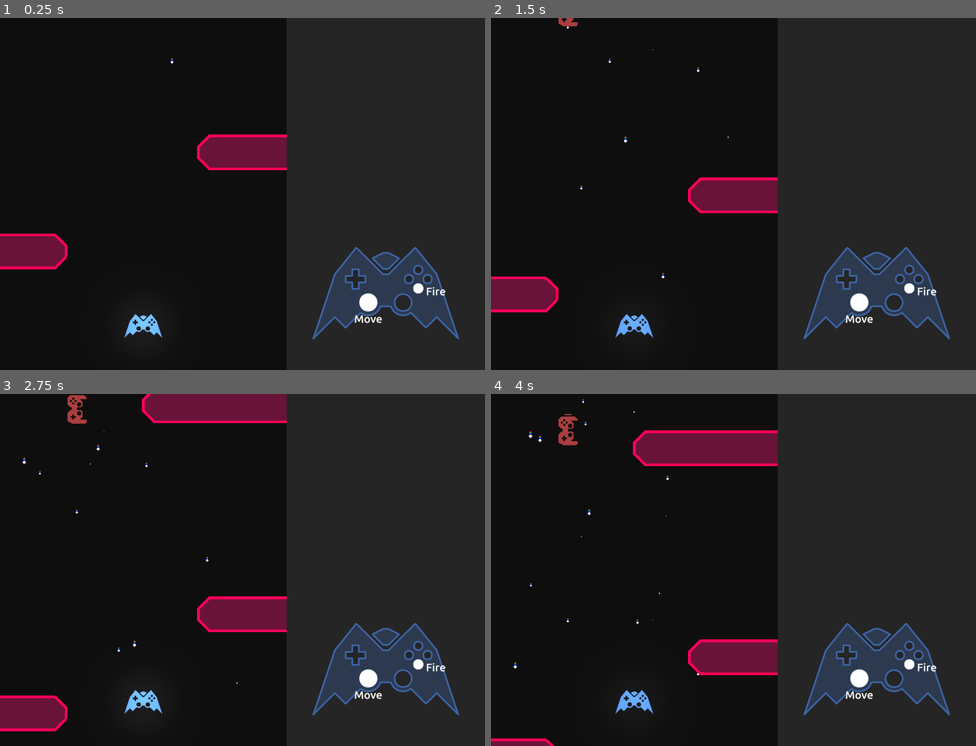
Above: before the commit, frames 1-4 (two rows, left to right).
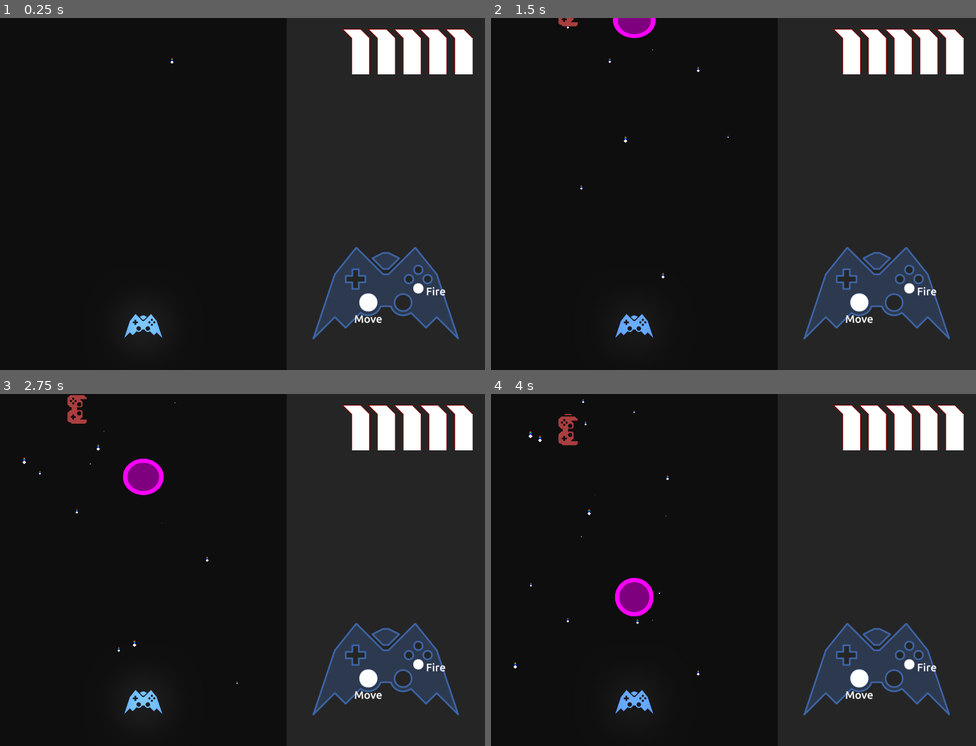
Above: after the commit, the same moments.

Repository: notapixelstudio/outofcontroller
Game: Godot game, scene res://World.tscn
Two runs of this game, one before a commit and one after it. Both use one fixed random seed, a clock stepped at 60 frames per second and the inputs below.
Inputs:
- Up to frame 1 (0.25 s): no input
- Up to frame 2 (1.5 s): no input
- Up to frame 3 (2.75 s): no input
- Up to frame 4 (4 s): no input

The runs differ from the first frame. In frame 1, 5.7% of the frame differs, in the area x 0-98%, y 3-72%; in frame 2, 6.1%; in frame 3, 8.8%, in the area x 0-98%, y 0-96%; in frame 4, 8.3%.

Commit message:
damage (ugly)

Diff:
--- /dev/null
+++ b/godot/HUD/LifeCounter.gd
@@ -0,0 +1,22 @@
+extends Node2D
+
+var life : int = 3 setget set_life
+var max_life : int = 3 setget set_max_life
+
+func set_life(amount):
+	life = amount
+	refresh()
+
+func set_max_life(amount):
+	max_life = amount
+	refresh()
+
+func refresh():
+	$hearts.region_rect = Rect2(Vector2(0,0), Vector2(152*life,260))
+	$hearts_empty.region_rect = Rect2(Vector2(0,0), Vector2(152*max_life,260))
+
+func lose_life(amount):
+	set_life(max(0, life - amount))
+
+func reset():
+	set_life(max_life)
--- /dev/null
+++ b/godot/HUD/LifeCounter.tscn
@@ -0,0 +1,21 @@
+[gd_scene load_steps=4 format=2]
+
+[ext_resource path="res://HUD/LifeCounter.gd" type="Script" id=1]
+[ext_resource path="res://assets/hearts_empty.png" type="Texture" id=2]
+[ext_resource path="res://assets/hearts.png" type="Texture" id=3]
+
+[node name="LifeCounter" type="Node2D"]
+script = ExtResource( 1 )
+
+[node name="hearts_empty" type="Sprite" parent="."]
+texture = ExtResource( 2 )
+centered = false
+region_enabled = true
+region_rect = Rect2( 0, 0, 760, 260 )
+
+[node name="hearts" type="Sprite" parent="."]
+position = Vector2( 10, 3 )
+texture = ExtResource( 3 )
+centered = false
+region_enabled = true
+region_rect = Rect2( 0, 0, 750, 260 )
--- a/godot/Ship.gd
+++ b/godot/Ship.gd
@@ -54,3 +54,10 @@
 		emit_signal('fire', 'normal', stats[type]['bullet_lifetime'])
 	elif type == 'east' and Input.is_action_just_pressed("eastship_fire_alt"):
 		emit_signal('fire', 'reversed', stats[type]['bullet_lifetime'])
+
+
+signal damaged
+func _on_Ship_body_entered(body):
+	if body.is_in_group('harmful'):
+		emit_signal('damaged')
+		apply_central_impulse(10*(position-body.position))
--- a/godot/Ship.tscn
+++ b/godot/Ship.tscn
@@ -20,13 +20,15 @@
 "values": [ 0.85, 1.0, 0.85 ]
 }
 
-[sub_resource type="CircleShape2D" id=1]
+[sub_resource type="CircleShape2D" id=2]
 radius = 30.0
 
 [node name="Ship" type="RigidBody2D"]
 collision_mask = 6
 mode = 2
 gravity_scale = 0.0
+contacts_reported = 6
+contact_monitor = true
 linear_damp = 4.0
 script = ExtResource( 2 )
 
@@ -46,4 +48,5 @@
 
 [node name="CollisionShape2D" type="CollisionShape2D" parent="."]
 rotation = 1.5708
-shape = SubResource( 1 )
+shape = SubResource( 2 )
+[connection signal="body_entered" from="." to="." method="_on_Ship_body_entered"]
--- a/godot/Wall.tscn
+++ /dev/null
@@ -1,24 +0,0 @@
-[gd_scene format=2]
-
-[node name="Wall" type="RigidBody2D"]
-collision_layer = 2
-collision_mask = 5
-mode = 2
-mass = 1000.0
-gravity_scale = 0.0
-linear_velocity = Vector2( 0, 100 )
-linear_damp = 0.0
-
-[node name="CollisionPolygon2D" type="CollisionPolygon2D" parent="."]
-polygon = PoolVector2Array( 0, -320, 32, -320, 64, -288, 64, 352, 32, 384, 0, 384, -32, 352, -32, -288 )
-
-[node name="Polygon2D" type="Polygon2D" parent="."]
-position = Vector2( 16, 32 )
-scale = Vector2( 0.75, 3.66667 )
-color = Color( 0.419608, 0.0784314, 0.227451, 1 )
-polygon = PoolVector2Array( -64, -87.2727, -21.3333, -96, 21.3333, -96, 64, -87.2727, 64, 87.2727, 21.3333, 96, -21.3333, 96, -64, 87.2727 )
-
-[node name="Line2D" type="Line2D" parent="."]
-points = PoolVector2Array( 32, -320, 32, -320, 64, -288, 64, 352, 32, 384, 0, 384, -32, 352, -32, -288, -32, -288, 0, -320, 32, -320 )
-width = 8.0
-default_color = Color( 1, 0, 0.352941, 1 )
--- a/godot/World.gd
+++ b/godot/World.gd
@@ -33,3 +33,7 @@
 		bullet.position = $Ship.position + Vector2(0, 64).rotated($Ship.aim)
 		bullet.rotation = $Ship.aim + PI
 		bullet.linear_velocity = Vector2(0, 500).rotated($Ship.aim)
+
+
+func _on_Ship_damaged():
+	$CanvasLayer/LifeCounter.lose_life(1)
--- a/godot/World.tscn
+++ b/godot/World.tscn
@@ -6,9 +6,10 @@
 [ext_resource path="res://1UP.tscn" type="PackedScene" id=4]
 [ext_resource path="res://assets/star.png" type="Texture" id=5]
 [ext_resource path="res://assets/black.png" type="Texture" id=6]
-[ext_resource path="res://Wall.tscn" type="PackedScene" id=7]
+[ext_resource path="res://aliens/Blob.tscn" type="PackedScene" id=7]
+[ext_resource path="res://HUD/LifeCounter.tscn" type="PackedScene" id=8]
 
-[sub_resource type="ParticlesMaterial" id=6]
+[sub_resource type="ParticlesMaterial" id=1]
 emission_shape = 2
 emission_box_extents = Vector3( 512, 1, 1 )
 flag_disable_z = true
@@ -123,20 +124,13 @@
 position = Vector2( 1120, 800 )
 texture = ExtResource( 2 )
 
-[node name="Wall" parent="." instance=ExtResource( 7 )]
-position = Vector2( 960, 352 )
-rotation = 1.5708
-collision_mask = 1
+[node name="LifeCounter" parent="CanvasLayer" instance=ExtResource( 8 )]
+position = Vector2( 992, 32 )
+scale = Vector2( 0.5, 0.5 )
 
-[node name="Wall2" parent="." instance=ExtResource( 7 )]
-position = Vector2( -128, 640 )
-rotation = 1.5708
-collision_mask = 1
-
-[node name="Wall3" parent="." instance=ExtResource( 7 )]
-position = Vector2( 800, -256 )
-rotation = 1.5708
-collision_mask = 1
+[node name="Blob" parent="." instance=ExtResource( 7 )]
+position = Vector2( 416, -96 )
+[connection signal="damaged" from="Ship" to="." method="_on_Ship_damaged"]
 [connection signal="fire" from="Ship" to="." method="_on_Ship_fire"]
 [connection signal="picked" from="OneUP" to="." method="_on_1UP_picked"]
 [connection signal="body_entered" from="DeathWall" to="." method="_on_DeathWall_body_entered"]
--- /dev/null
+++ b/godot/aliens/Blob.tscn
@@ -0,0 +1,43 @@
+[gd_scene load_steps=5 format=2]
+
+[ext_resource path="res://assets/blob.png" type="Texture" id=1]
+
+[sub_resource type="PhysicsMaterial" id=3]
+rough = true
+bounce = 100.0
+
+[sub_resource type="Animation" id=1]
+resource_name = "wobble"
+loop = true
+tracks/0/type = "value"
+tracks/0/path = NodePath(".:scale")
+tracks/0/interp = 2
+tracks/0/loop_wrap = true
+tracks/0/imported = false
+tracks/0/enabled = true
+tracks/0/keys = {
+"times": PoolRealArray( 0, 0.5, 1 ),
+"transitions": PoolRealArray( 1, 1, 1 ),
+"update": 0,
+"values": [ Vector2( 1, 1 ), Vector2( 1.1, 0.9 ), Vector2( 1, 1 ) ]
+}
+
+[sub_resource type="CircleShape2D" id=2]
+radius = 60.0
+
+[node name="Blob" type="RigidBody2D" groups=[
+"harmful",
+]]
+collision_layer = 32
+collision_mask = 43
+physics_material_override = SubResource( 3 )
+
+[node name="Sprite" type="Sprite" parent="."]
+texture = ExtResource( 1 )
+
+[node name="AnimationPlayer" type="AnimationPlayer" parent="Sprite"]
+autoplay = "wobble"
+anims/wobble = SubResource( 1 )
+
+[node name="CollisionShape2D" type="CollisionShape2D" parent="."]
+shape = SubResource( 2 )
--- a/godot/assets/all.svg
+++ b/godot/assets/all.svg
@@ -162,9 +162,9 @@
      borderopacity="1.0"
      inkscape:pageopacity="0"
      inkscape:pageshadow="2"
-     inkscape:zoom="0.49497475"
-     inkscape:cx="607.46953"
-     inkscape:cy="852.86347"
+     inkscape:zoom="0.7"
+     inkscape:cx="780.21269"
+     inkscape:cy="327.64463"
      inkscape:document-units="mm"
      inkscape:current-layer="layer1"
      showgrid="true"
@@ -191,7 +191,7 @@
         <dc:format>image/svg+xml</dc:format>
         <dc:type
            rdf:resource="http://purl.org/dc/dcmitype/StillImage" />
-        <dc:title></dc:title>
+        <dc:title />
       </cc:Work>
     </rdf:RDF>
   </metadata>
@@ -1128,8 +1128,8 @@
        id="rect1941"
        style="opacity:1;fill:#0f0f0f;fill-opacity:1;stroke:none;stroke-width:0.396875;stroke-linecap:butt;stroke-linejoin:miter;stroke-miterlimit:4.5;stroke-dasharray:none;stroke-opacity:1" />
     <path
-       inkscape:export-ydpi="299"
-       inkscape:export-xdpi="299"
+       inkscape:export-ydpi="185.14299"
+       inkscape:export-xdpi="185.14299"
        sodipodi:nodetypes="ccccccccc"
        id="path1943"
        d="M 182.03333,211.66666 H 177.8 l -4.23334,4.23333 V 228.6 l 4.23334,4.23333 h 4.23333 L 186.26667,228.6 v -12.70001 z"
@@ -1139,7 +1139,9 @@
        cy="190.5"
        cx="173.56667"
        id="path1945"
-       style="opacity:1;fill:#800080;fill-opacity:1;stroke:#ff00ff;stroke-width:1.05833;stroke-linecap:butt;stroke-linejoin:miter;stroke-miterlimit:4;stroke-dasharray:none;stroke-opacity:1" />
+       style="opacity:1;fill:#800080;fill-opacity:1;stroke:#ff00ff;stroke-width:1.05833;stroke-linecap:butt;stroke-linejoin:miter;stroke-miterlimit:4;stroke-dasharray:none;stroke-opacity:1"
+       inkscape:export-xdpi="299"
+       inkscape:export-ydpi="299" />
     <circle
        style="opacity:1;fill:#800080;fill-opacity:1;stroke:#ff00ff;stroke-width:1.05833;stroke-linecap:butt;stroke-linejoin:miter;stroke-miterlimit:4;stroke-dasharray:none;stroke-opacity:1"
        id="circle1947"
@@ -1185,5 +1187,75 @@
        d="m 232.83333,207.43333 h -21.16667 l -4.23334,4.23333 -1e-5,8.46667 4.23334,4.23333 h 21.16667 l 4.23334,-4.23333 10e-6,-8.46667 z"
        id="path1971"
        sodipodi:nodetypes="ccccccccc" />
+    <path
+       inkscape:export-ydpi="299"
+       inkscape:export-xdpi="299"
+       style="fill:#ffffff;stroke:none;stroke-width:0.264583px;stroke-linecap:butt;stroke-linejoin:miter;stroke-opacity:1"
+       d="m 186.26666,101.6 4.23333,4.23333 0,16.93334 h 8.46667 l 0,-16.93334 -4.23333,-4.23333 z"
+       id="path2442"
+       sodipodi:nodetypes="ccccccc" />
+    <path
+       inkscape:export-ydpi="299"
+       inkscape:export-xdpi="299"
+       id="path2444"
+       d="m 198.96667,101.6 4.23333,4.23333 0,16.93334 h 8.46667 l 0,-16.93334 -4.23333,-4.23333 z"
+       style="fill:#ffffff;stroke:none;stroke-width:0.264583px;stroke-linecap:butt;stroke-linejoin:miter;stroke-opacity:1"
+       sodipodi:nodetypes="ccccccc" />
+    <path
+       inkscape:export-ydpi="299"
+       inkscape:export-xdpi="299"
+       sodipodi:nodetypes="ccccccc"
+       style="fill:#ffffff;stroke:none;stroke-width:0.264583px;stroke-linecap:butt;stroke-linejoin:miter;stroke-opacity:1"
+       d="m 211.66667,101.6 4.23333,4.23333 v 16.93334 h 8.46667 V 105.83333 L 220.13334,101.6 Z"
+       id="path2448" />
+    <path
+       inkscape:export-ydpi="299"
+       inkscape:export-xdpi="299"
+       id="path2450"
+       d="m 224.36666,101.6 4.23333,4.23333 v 16.93334 h 8.46667 V 105.83333 L 232.83333,101.6 Z"
+       style="fill:#ffffff;stroke:none;stroke-width:0.264583px;stroke-linecap:butt;stroke-linejoin:miter;stroke-opacity:1"
+       sodipodi:nodetypes="ccccccc" />
+    <path
+       inkscape:export-ydpi="299"
+       inkscape:export-xdpi="299"
+       sodipodi:nodetypes="ccccccc"
+       style="fill:#ffffff;stroke:none;stroke-width:0.264583px;stroke-linecap:butt;stroke-linejoin:miter;stroke-opacity:1"
+       d="m 237.06666,101.6 4.23333,4.23333 v 16.93334 h 8.46667 V 105.83333 L 245.53333,101.6 Z"
+       id="path2452" />
+    <path
+       inkscape:export-ydpi="299"
+       inkscape:export-xdpi="299"
+       sodipodi:nodetypes="ccccccc"
+       id="path2454"
+       d="m 186.26667,71.966663 4.23333,4.23333 v 16.93334 h 8.46667 v -16.93334 l -4.23333,-4.23333 z"
+       style="fill:#000000;stroke:#800000;stroke-width:0.79375;stroke-linecap:butt;stroke-linejoin:miter;stroke-opacity:1;stroke-miterlimit:4;stroke-dasharray:none" />
+    <path
+       inkscape:export-ydpi="299"
+       inkscape:export-xdpi="299"
+       sodipodi:nodetypes="ccccccc"
+       style="fill:#000000;stroke:#800000;stroke-width:0.79375;stroke-linecap:butt;stroke-linejoin:miter;stroke-opacity:1;stroke-miterlimit:4;stroke-dasharray:none"
+       d="m 198.96668,71.966663 4.23333,4.23333 v 16.93334 h 8.46667 v -16.93334 l -4.23333,-4.23333 z"
+       id="path2456" />
+    <path
+       inkscape:export-ydpi="299"
+       inkscape:export-xdpi="299"
+       id="path2458"
+       d="m 211.66668,71.966663 4.23333,4.23333 v 16.93334 h 8.46667 v -16.93334 l -4.23333,-4.23333 z"
+       style="fill:#000000;stroke:#800000;stroke-width:0.79375;stroke-linecap:butt;stroke-linejoin:miter;stroke-opacity:1;stroke-miterlimit:4;stroke-dasharray:none"
+       sodipodi:nodetypes="ccccccc" />
+    <path
+       inkscape:export-ydpi="299"
+       inkscape:export-xdpi="299"
+       sodipodi:nodetypes="ccccccc"
+       style="fill:#000000;stroke:#800000;stroke-width:0.79375;stroke-linecap:butt;stroke-linejoin:miter;stroke-opacity:1;stroke-miterlimit:4;stroke-dasharray:none"
+       d="m 224.36667,71.966663 4.23333,4.23333 v 16.93334 h 8.46667 v -16.93334 l -4.23333,-4.23333 z"
+       id="path2460" />
+    <path
+       inkscape:export-ydpi="299"
+       inkscape:export-xdpi="299"
+       id="path2462"
+       d="m 237.06667,71.966663 4.23333,4.23333 v 16.93334 h 8.46667 v -16.93334 l -4.23333,-4.23333 z"
+       style="fill:#000000;stroke:#800000;stroke-width:0.79375;stroke-linecap:butt;stroke-linejoin:miter;stroke-opacity:1;stroke-miterlimit:4;stroke-dasharray:none"
+       sodipodi:nodetypes="ccccccc" />
   </g>
 </svg>
Not shown: 2 places in godot/Ship.tscn that only renumber resources
Not shown: 6 places in godot/World.tscn that only renumber resources
Binary file added: godot/assets/blob.png
Not shown, added: godot/assets/blob.png.import
Binary file added: godot/assets/hearts.png
Not shown, added: godot/assets/hearts.png.import
Binary file added: godot/assets/hearts_empty.png
Not shown, added: godot/assets/hearts_empty.png.import
